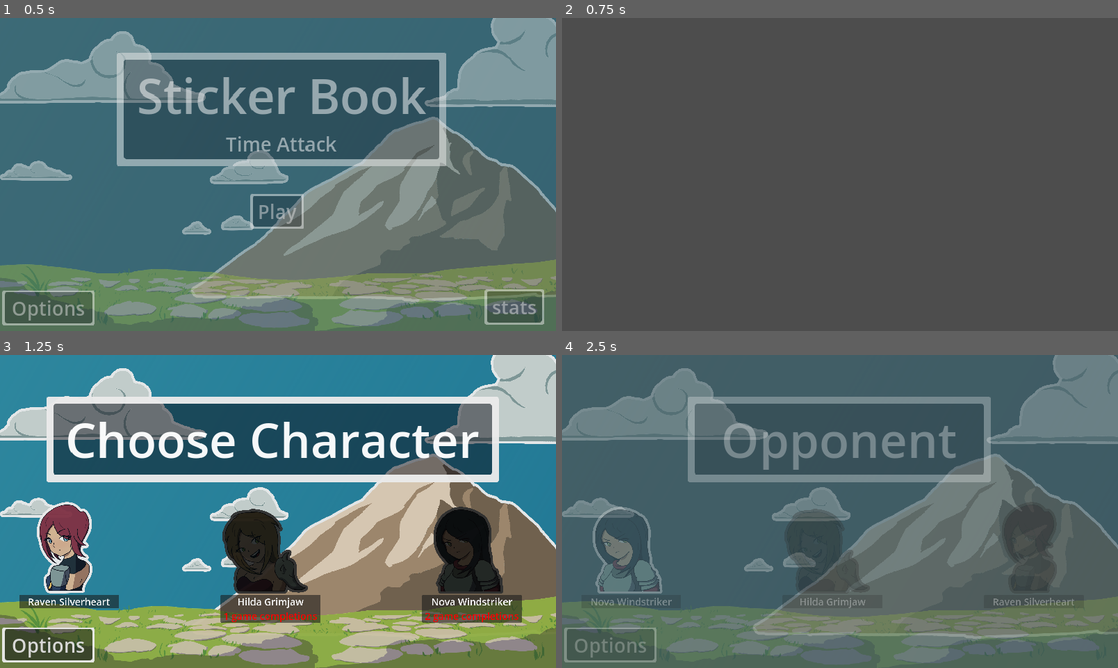
Above: before the commit, frames 1-4 (two rows, left to right).
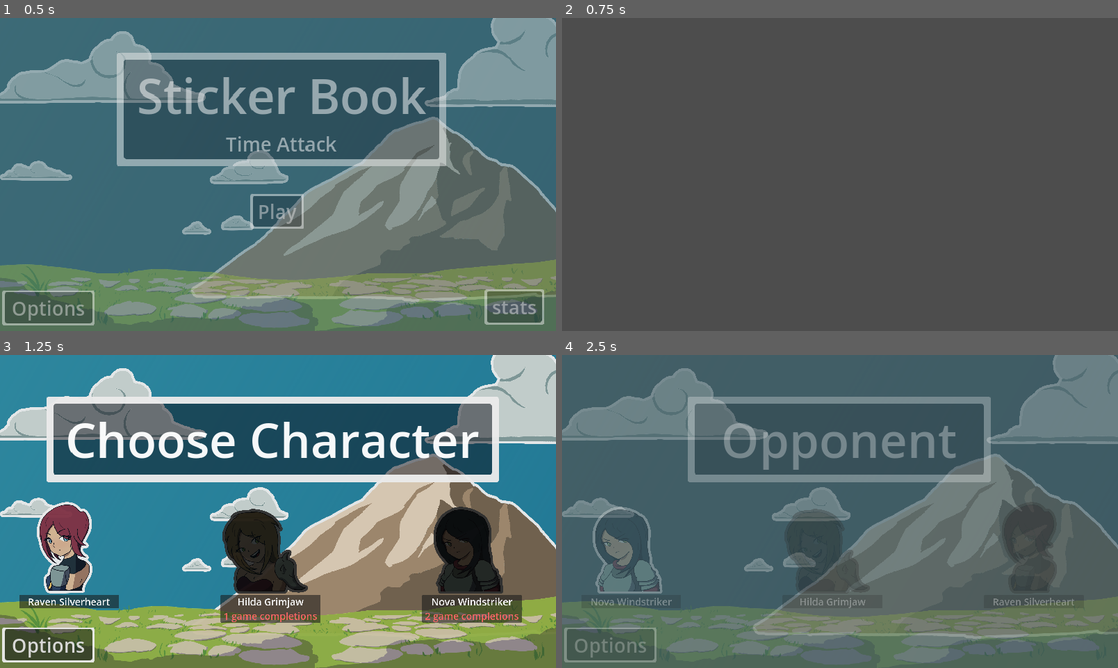
Above: after the commit, the same moments.

Repository: MajorZiploc/sticker_book_moments
Game: Godot game, scene res://scenes/title_scene.tscn
Same seed, same stepped clock (60 frames per second), same inputs: the game is played once before the commit and once after it.
Inputs (mouse positions are in pixels of both pictures, inside the frame that each line leads up to):
- Up to frame 1 (0.5 s): no input
- Up to frame 2 (0.75 s): click "Play" at 0.5 s
- Up to frame 3 (1.25 s): no input
- Up to frame 4 (2.5 s): tap Enter at 1.25 s; move the mouse to (962, 495) at 1.27 s; hold D (right) 1.28-2 s; click (962, 495) at 1.35 s; click (628, 545) at 2.02 s

Frames 1-2 are identical in both runs. In frame 3, 0.3% of the frame differs, in the area x 40-94%, y 82-86%; in frame 4, nothing differs.

Commit message:
make required text red calmer

Diff:
--- a/scenes/choose_char.gd
+++ b/scenes/choose_char.gd
@@ -59,7 +59,7 @@
       info_label = Label.new();
       info_label.text = str(entry.game_completion_count_required) + " game completions" ;
       info_label.theme_type_variation = &"HeaderMedium";
-      info_label.set("theme_override_colors/font_color", Color(1.0, 0.0, 0.0, 1.0));
+      info_label.set("theme_override_colors/font_color", Color(1.0, 0.4, 0.4, 1.0));
       info_label.horizontal_alignment = HORIZONTAL_ALIGNMENT_CENTER;
       button.modulate = Color(0.2, 0.2, 0.2);
     else:
